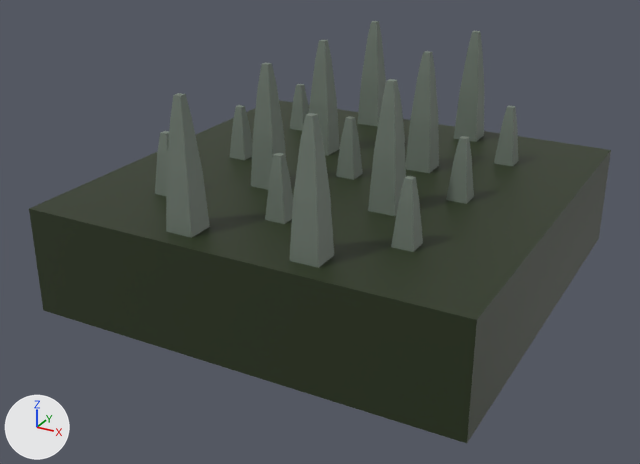
Two versions of the FBX model HayMaker/Assets/1.Models/Trapz/Spikes.fbx, one commit apart.
Both versions are drawn from a camera (50 mm lens) standing at (1.8, -3.48, 1.92) and looking at (-0.03, -0.16, 0.26). Lighting does not change. The marker at lower left points along +X, +Y and +Z.

The first picture shows 'Spikes'.
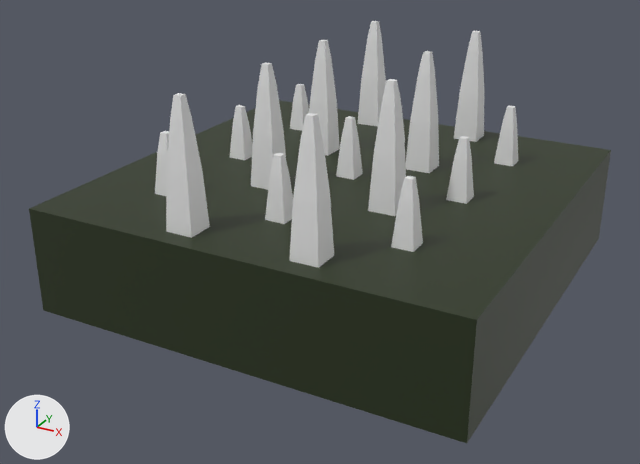
Where the change shows, as pixel boxes [x1, y1, x2, y2] in the pictures (640 x 464 px):
part 1 of me_cube_005, recoloured: [155, 21, 518, 268] in both

Patch to the scene script:
```diff
--- a/HayMaker/Assets/1.Models/Trapz/Spikes.fbx.py
+++ b/HayMaker/Assets/1.Models/Trapz/Spikes.fbx.py
@@ mat_materialspike @@
+mat_materialspike = principled_material('MaterialSpike')
+mat_materialspike.base_color = (0.8, 0.8, 0.8)  # white #e7e7e7
@@ me_cube_005 @@
 me_cube_005.from_pydata(...)  # 400 vertices, 364 faces; spans x -0.98..1.02, y -1.0..1.0, z 0.0..1.05
 # used by ob_spikes; location = (0.0, 0.0, 0.0)
+# me_cube_005 part 1: 238 of the faces centred in x -0.63..0.67, y -0.91..0.92, z 0.07..1.05 switch from mat_material (picture img_nes___skin___tree_png) to mat_materialspike (white #e7e7e7)
```
